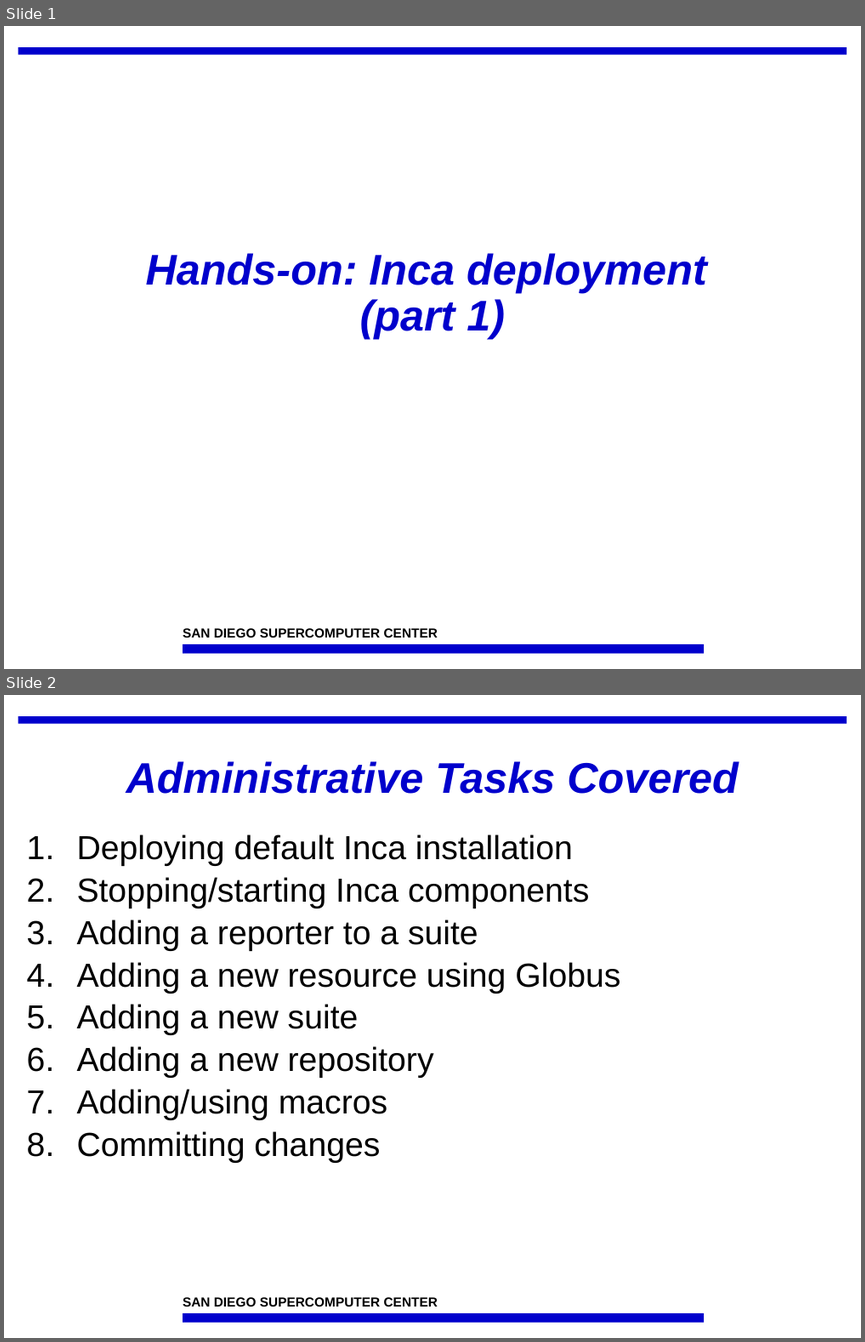
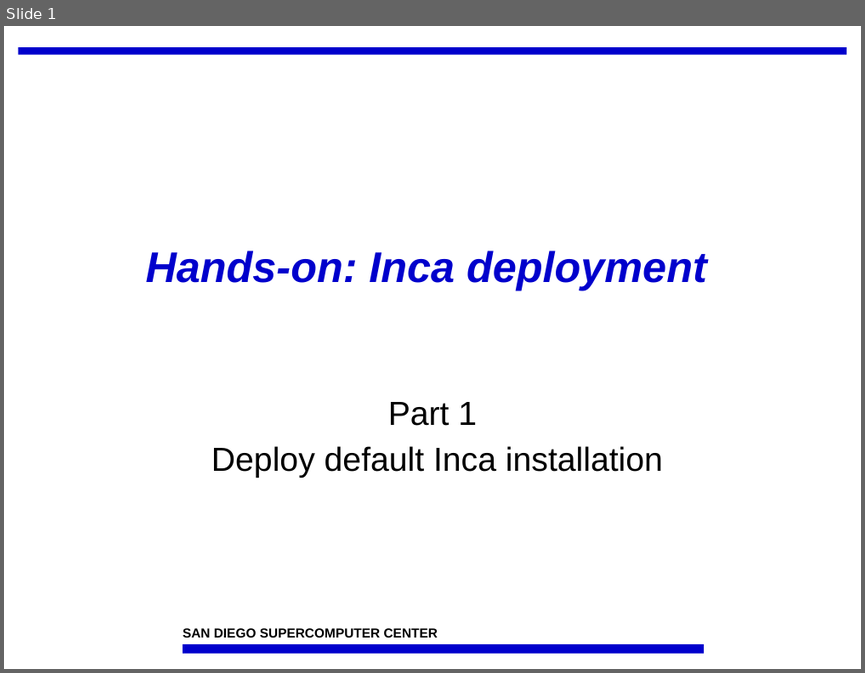
Before and after one commit to IncaProject/inca-xsede, a slide deck: talks/feb-06-workshop/deploy1.ppt. Shown one above the other, each under a label of ours: slides 1 and 2 before the commit, slide 1 after it. The pictures are 865x1342 and 865x673 pixels, drawn with LibreOffice and Linux fonts; fonts in the diff are those of the drawing; background and template pictures are left out. Boxes give left, top, right and bottom in pixels: in the first picture for what was removed or moved away, otherwise in the second. Text is boxed around its words. In the diff, an @@ line names an element or a change of style, - is before the commit and + after.

```diff
--- a/talks/feb-06-workshop/deploy1.ppt
+++ b/talks/feb-06-workshop/deploy1.ppt
@@ slide 2 removed at (4, 695, 861, 1338), background #FFFFFF; not listed: 3 template elements that a slide beside it also shows @@
@@ title removed at (126, 761, 738, 794) @@
-Administrative Tasks Covered
@@ text removed at (77, 834, 620, 1163) @@
-1. Deploying default Inca installation
-2. Stopping/starting Inca components
-3. Adding a reporter to a suite
-4. Adding a new resource using Globus
-5. Adding a new suite
-6. Adding a new repository
-7. Adding/using macros
-8. Committing changes
@@ slide 1 changed as well @@
@@ title at (146, 250, 707, 290): text changed @@
-Hands-on: Inca deployment
-(part 1)
+Hands-on: Inca deployment
@@ subtitle added at (211, 402, 663, 477), 28 pt, text #000000 @@
+Part 1
+Deploy default Inca installation
```
Also in this commit, not shown: 7 other slides changed, 3 slides added, 17 other slides removed.
